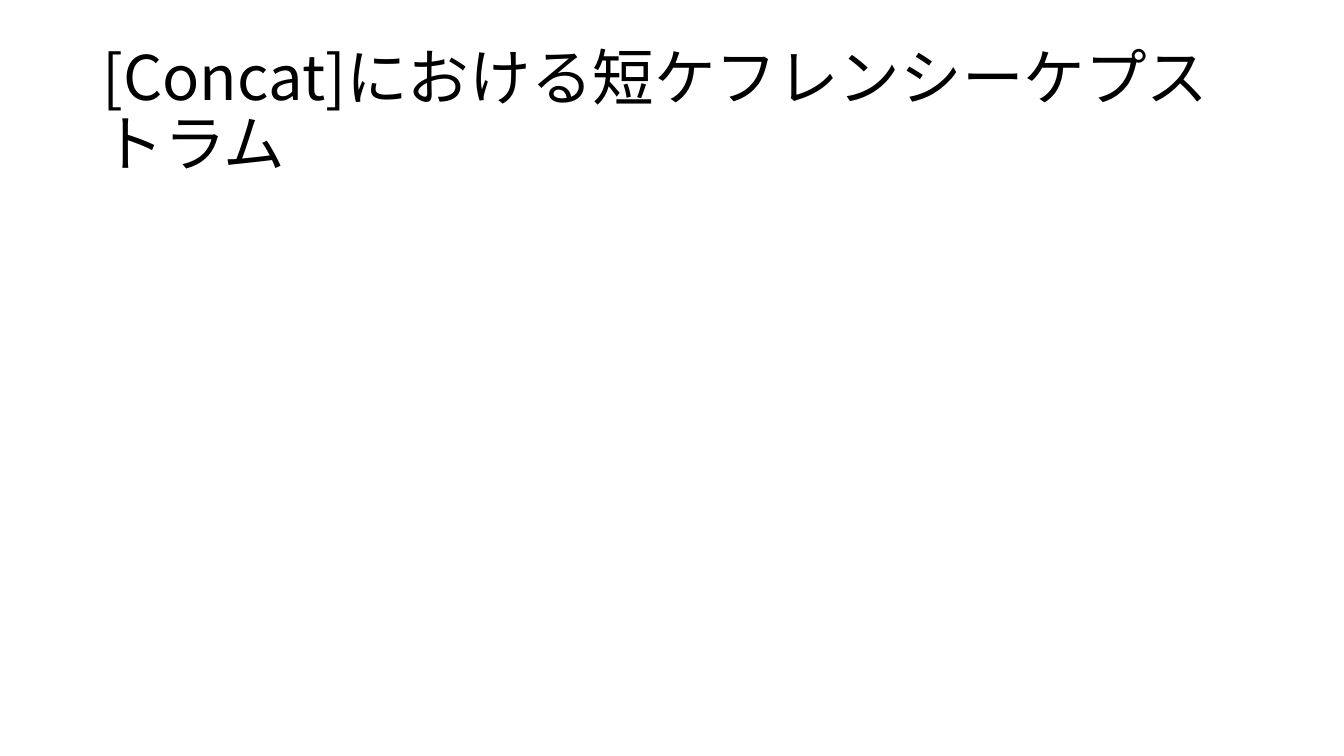
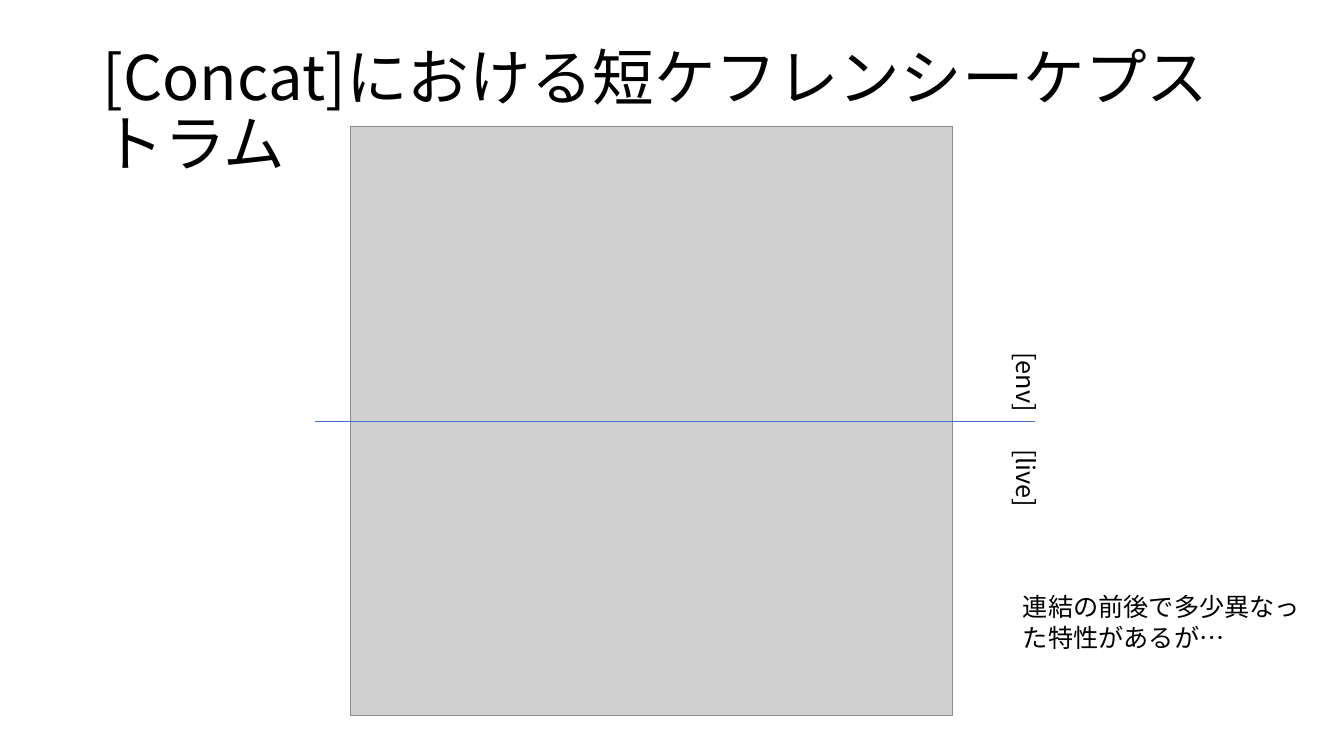
Before and after one commit to helmenov/SoundArtificialityDetection, a slide deck: slide 13 of paper/emm202001/emm202001.pptx (slide 15 before the commit). Drawn at 1344x756 pixels with LibreOffice and Linux fonts; fonts in the diff are those of the drawing; grey boxes stand for pictures. Boxes give left, top, right and bottom in pixels: in the first picture for what was removed or moved away, otherwise in the second. Text is boxed around its words. In the diff, an @@ line names an element or a change of style, - is before the commit and + after.

```diff
--- a/paper/emm202001/emm202001.pptx
+++ b/paper/emm202001/emm202001.pptx
@@ picture added at (351,126,953,716) @@
@@ text added at (1009,357,1045,409), 18 pt, text #000000 @@
+[env]
@@ line added from (316, 421) to (1035, 421), #4472C4 0.5 pt @@
@@ text added at (1009,454,1045,504), 18 pt, text #000000 @@
+[live]
@@ text added at (1023,594,1300,649), 18 pt, text #000000 @@
+連結の前後で多少異なった特性があるが…
```
Also in this commit, not shown: 5 other slides changed, 1 slide removed, 27 other files.
